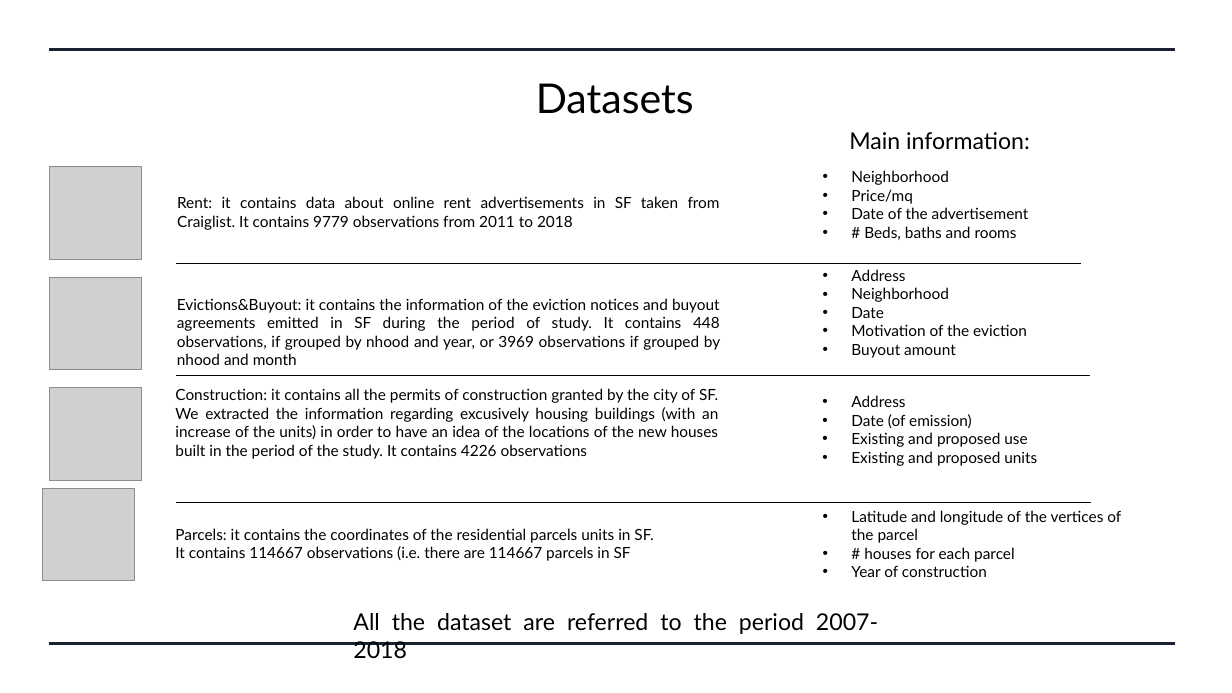
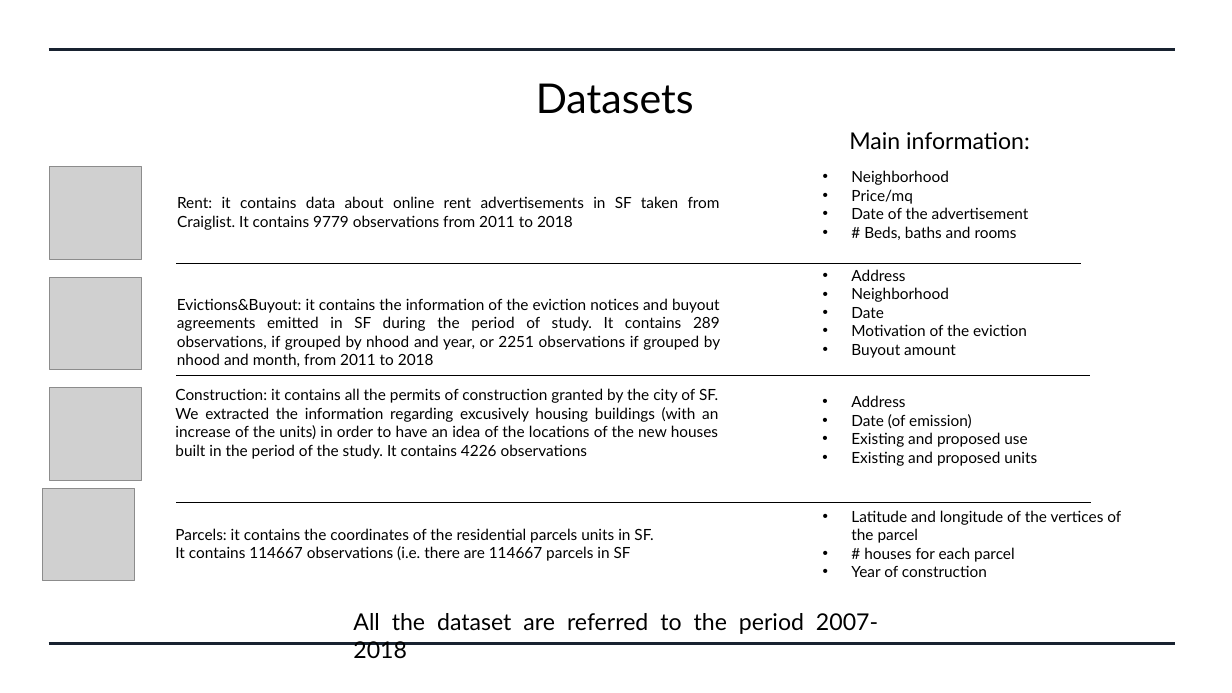
Before and after one commit to pietrobogani/SF-houses, a slide deck: slide 2 of Prima Presentazione.pptx. Drawn at 1232x693 pixels with LibreOffice and Linux fonts; fonts in the diff are those of the drawing; grey boxes stand for pictures. Boxes give left, top, right and bottom in pixels: in the first picture for what was removed or moved away, otherwise in the second. Text is boxed around its words. In the diff, an @@ line names an element or a change of style, - is before the commit and + after.

```diff
--- a/Prima Presentazione.pptx
+++ b/Prima Presentazione.pptx
@@ text at (x1=177, y1=298, x2=720, y2=367): text changed @@
-Evictions&Buyout: it contains the information of the eviction notices and buyout agreements emitted in SF during the period of study. It contains 448 observations, if grouped by nhood and year, or 3969 observations if grouped by nhood and month
+Evictions&Buyout: it contains the information of the eviction notices and buyout agreements emitted in SF during the period of study. It contains 289 observations, if grouped by nhood and year, or 2251 observations if grouped by nhood and month, from 2011 to 2018
```
Also in this commit, not shown: 4 other files.
